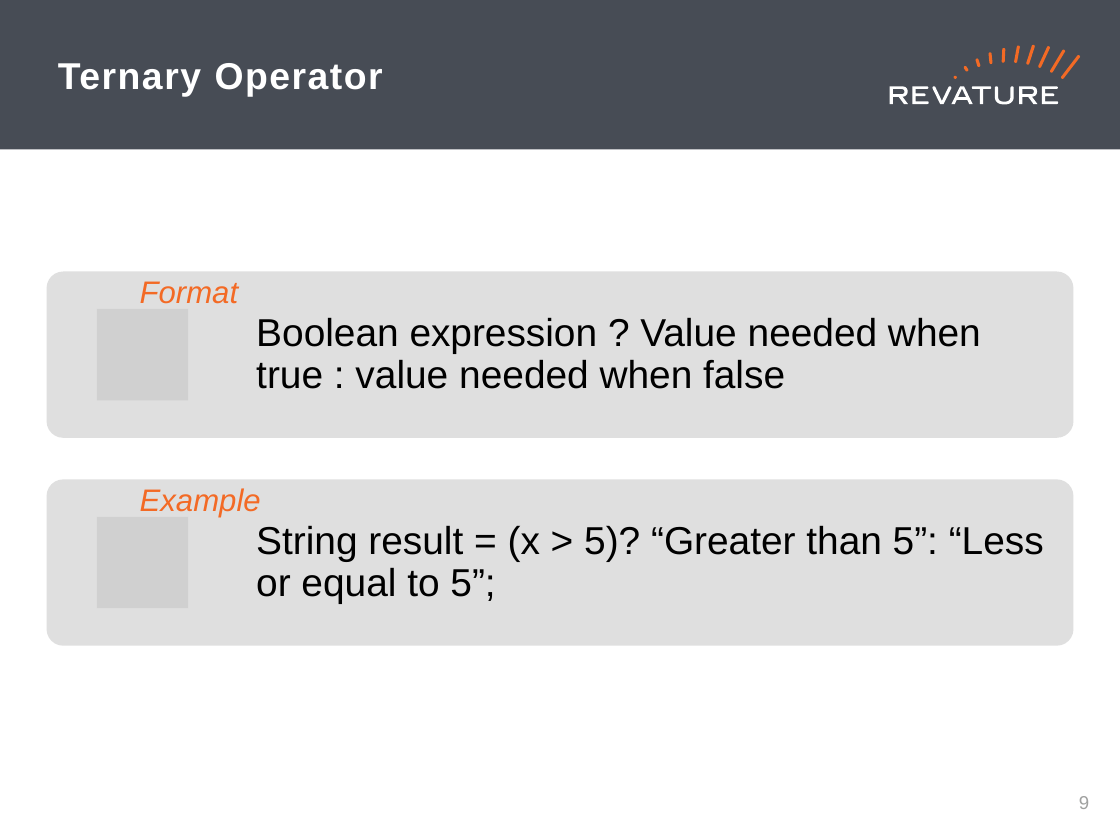
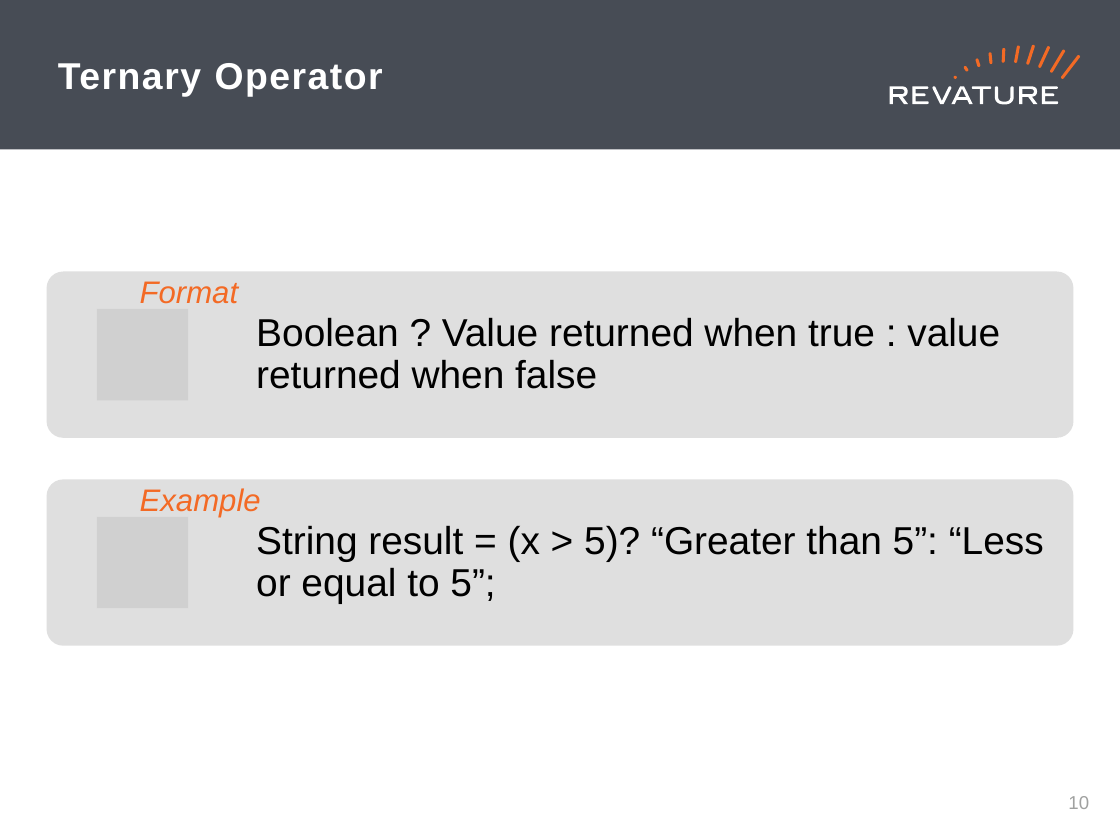
Before and after one commit to jhigherevature/8302021_RAP, a slide deck: slide 11 of powerpoints/Day_3.pptx (slide 10 before the commit). Drawn at 1120x840 pixels with LibreOffice and Linux fonts; fonts in the diff are those of the drawing; grey boxes stand for pictures. Boxes give left, top, right and bottom in pixels: in the first picture for what was removed or moved away, otherwise in the second. Text is boxed around its words. In the diff, an @@ line names an element or a change of style, - is before the commit and + after.

```diff
--- a/powerpoints/Day_3.pptx
+++ b/powerpoints/Day_3.pptx
@@ text at (256,317,1000,389): text changed @@
-Boolean expression ? Value needed when true : value needed when false
+Boolean ? Value returned when true : value returned when false
@@ page number at (1068,796,1089,809): text changed @@
-9
+10
```
Also in this commit, not shown: 1 other slide changed, 2 slides added, 2 other files.
